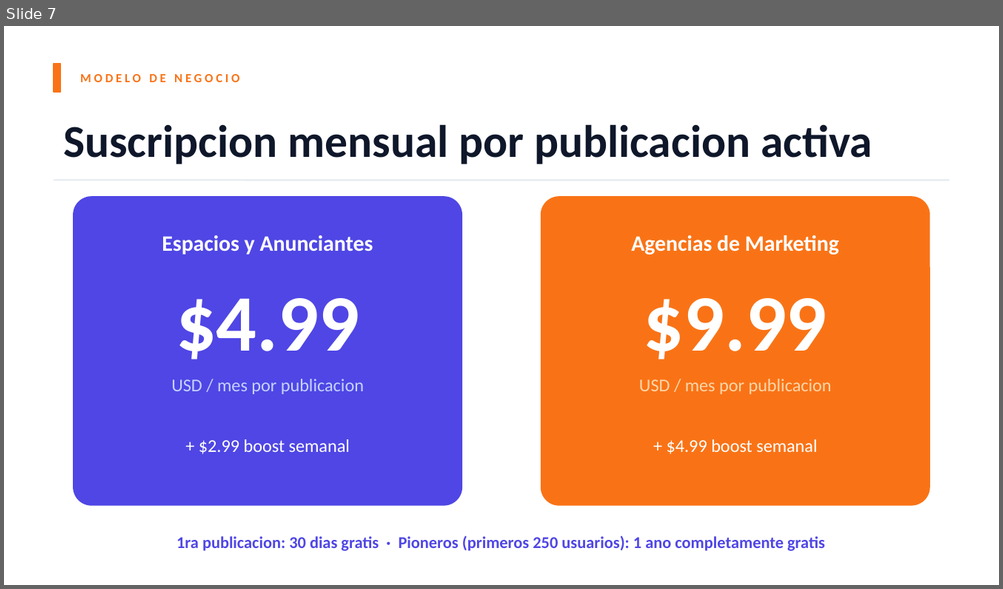
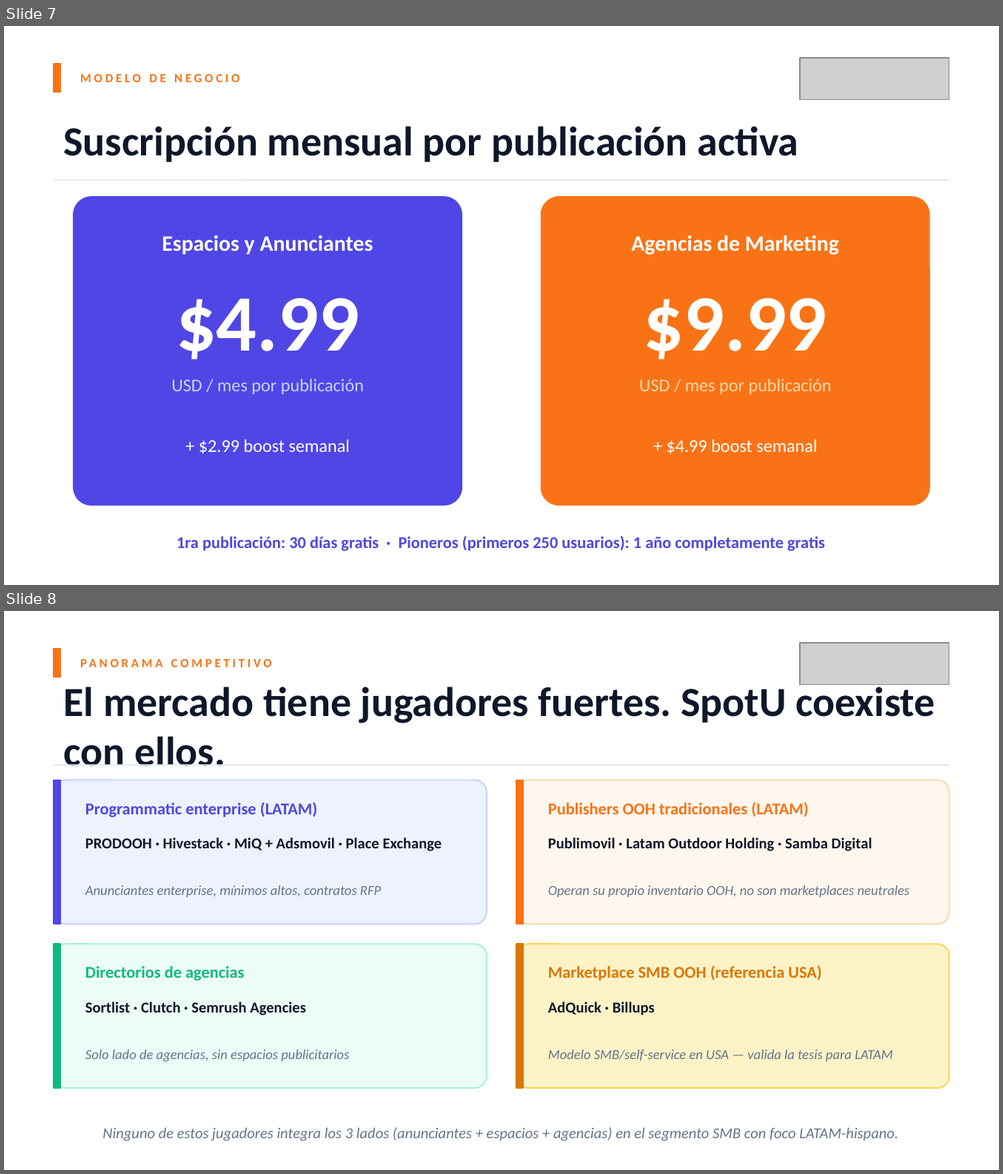
Before and after one commit to SpotU-online-org/spotu-webapp, a slide deck: docs/SpotU_Presentacion.pptx. Shown one above the other, each under a label of ours: slide 7 before the commit, slides 7 and 8 after it. The pictures are 1003x589 and 1003x1174 pixels, drawn with LibreOffice and Linux fonts; fonts in the diff are those of the drawing; grey boxes stand for pictures. Boxes give left, top, right and bottom in pixels: in the first picture for what was removed or moved away, otherwise in the second. Text is boxed around its words. In the diff, an @@ line names an element or a change of style, - is before the commit and + after.

```diff
--- a/docs/SpotU_Presentacion.pptx
+++ b/docs/SpotU_Presentacion.pptx
@@ slide 8 added at (x1=4, y1=611, x2=999, y2=1170), background #FFFFFF @@
@@ rectangle added at (x1=54, y1=649, x2=61, y2=677), fill #F97316, outline #F97316 1 pt @@
@@ text added at (x1=71, y1=649, x2=866, y2=677), 9 pt, text #F97316, bold @@
+PANORAMA COMPETITIVO
@@ picture added at (x1=800, y1=643, x2=949, y2=684) @@
@@ text added at (x1=63, y1=681, x2=935, y2=766), 30 pt, text #0F172A, bold @@
+El mercado tiene jugadores fuertes. SpotU coexiste con ellos.
@@ line added from (54, 765) to (949, 765), #E2E8F0 1 pt @@
@@ rounded rectangle added at (x1=54, y1=780, x2=486, y2=924), fill #EEF2FF, outline #C7D2FE 1 pt @@
@@ rectangle added at (x1=54, y1=780, x2=61, y2=924), fill #4F46E5, outline #4F46E5 1 pt @@
@@ rounded rectangle added at (x1=516, y1=780, x2=949, y2=924), fill #FFF7ED, outline #FED7AA 1 pt @@
@@ rectangle added at (x1=516, y1=780, x2=523, y2=924), fill #F97316, outline #F97316 1 pt @@
@@ text added at (x1=85, y1=802, x2=318, y2=817), 12 pt, text #4F46E5, bold @@
+Programmatic enterprise (LATAM)
@@ text added at (x1=548, y1=802, x2=808, y2=817), 12 pt, text #F97316, bold @@
+Publishers OOH tradicionales (LATAM)
@@ text added at (x1=85, y1=837, x2=442, y2=851), 11 pt, text #0F172A, bold @@
+PRODOOH · Hivestack · MiQ + Adsmovil · Place Exchange
@@ text added at (x1=548, y1=837, x2=872, y2=851), 11 pt, text #0F172A, bold @@
+Publimovil · Latam Outdoor Holding · Samba Digital
@@ text added at (x1=85, y1=886, x2=381, y2=897), 10 pt, text #64748B, italic @@
+Anunciantes enterprise, mínimos altos, contratos RFP
@@ text added at (x1=548, y1=886, x2=910, y2=897), 10 pt, text #64748B, italic @@
+Operan su propio inventario OOH, no son marketplaces neutrales
@@ rounded rectangle added at (x1=54, y1=944, x2=486, y2=1088), fill #ECFDF5, outline #A7F3D0 1 pt @@
@@ rectangle added at (x1=54, y1=944, x2=61, y2=1088), fill #10B981, outline #10B981 1 pt @@
@@ rounded rectangle added at (x1=516, y1=944, x2=949, y2=1088), fill #FEF3C7, outline #FCD34D 1 pt @@
@@ rectangle added at (x1=516, y1=944, x2=523, y2=1088), fill #D97706, outline #D97706 1 pt @@
@@ text added at (x1=548, y1=965, x2=821, y2=981), 12 pt, text #D97706, bold @@
+Marketplace SMB OOH (referencia USA)
@@ text added at (x1=85, y1=966, x2=244, y2=981), 12 pt, text #10B981, bold @@
+Directorios de agencias
@@ text added at (x1=85, y1=1002, x2=306, y2=1016), 11 pt, text #0F172A, bold @@
+Sortlist · Clutch · Semrush Agencies
@@ text added at (x1=548, y1=1002, x2=654, y2=1016), 11 pt, text #0F172A, bold @@
+AdQuick · Billups
@@ text added at (x1=85, y1=1050, x2=349, y2=1062), 10 pt, text #64748B, italic @@
+Solo lado de agencias, sin espacios publicitarios
@@ text added at (x1=548, y1=1050, x2=892, y2=1062), 10 pt, text #64748B, italic @@
+Modelo SMB/self-service en USA — valida la tesis para LATAM
@@ text added at (x1=102, y1=1128, x2=898, y2=1142), 11 pt, text #64748B, italic @@
+Ninguno de estos jugadores integra los 3 lados (anunciantes + espacios + agencias) en el segmento SMB con foco LATAM-hispano.
@@ slide 7 changed as well @@
@@ picture added at (x1=800, y1=58, x2=949, y2=99) @@
@@ text at (x1=63, y1=126, x2=799, y2=162): text changed; size 33 to 30 pt @@
-Suscripcion mensual por publicacion activa
+Suscripción mensual por publicación activa
@@ text at (x1=171, y1=379, x2=364, y2=395): text changed @@
-USD / mes por publicacion
+USD / mes por publicación
@@ text at (x1=639, y1=379, x2=831, y2=395): text changed @@
-USD / mes por publicacion
+USD / mes por publicación
@@ text at (x1=176, y1=536, x2=825, y2=551): text changed @@
-1ra publicacion: 30 dias gratis · Pioneros (primeros 250 usuarios): 1 ano completamente gratis
+1ra publicación: 30 días gratis · Pioneros (primeros 250 usuarios): 1 año completamente gratis
```
Also in this commit, not shown: 8 other slides changed, 3 other slides added, 3 slides removed, 13 other files.
